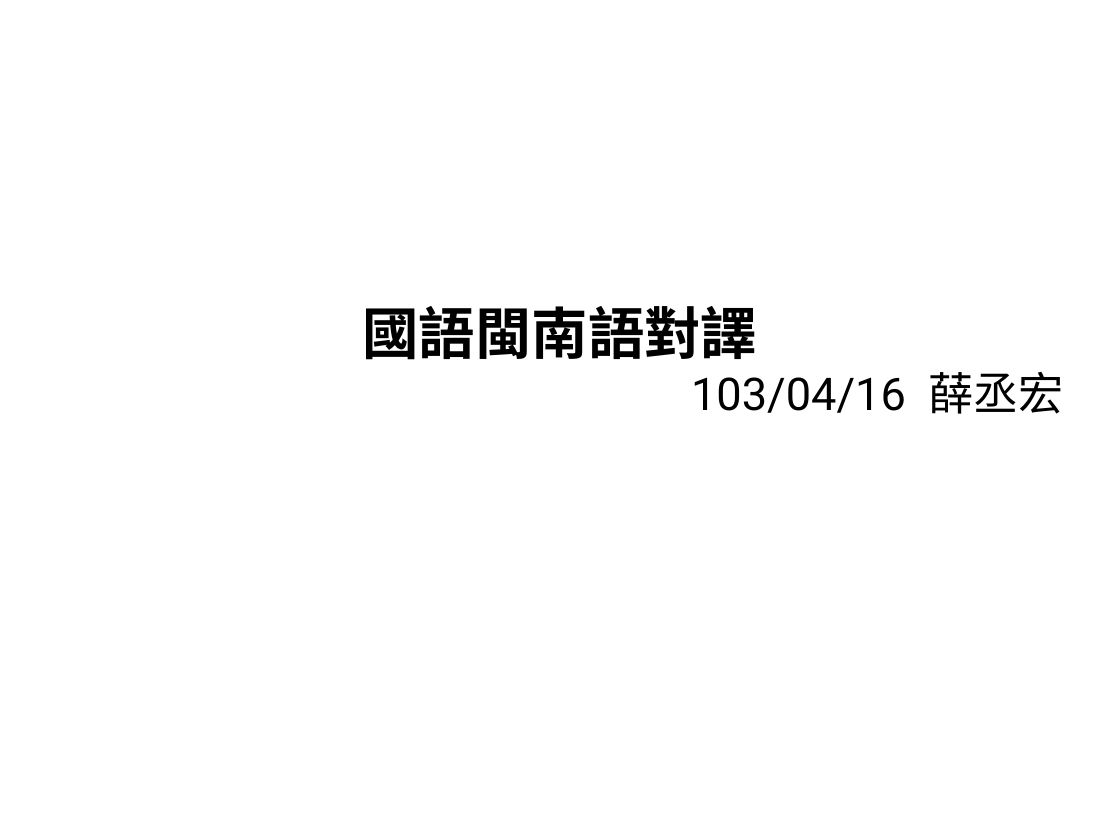
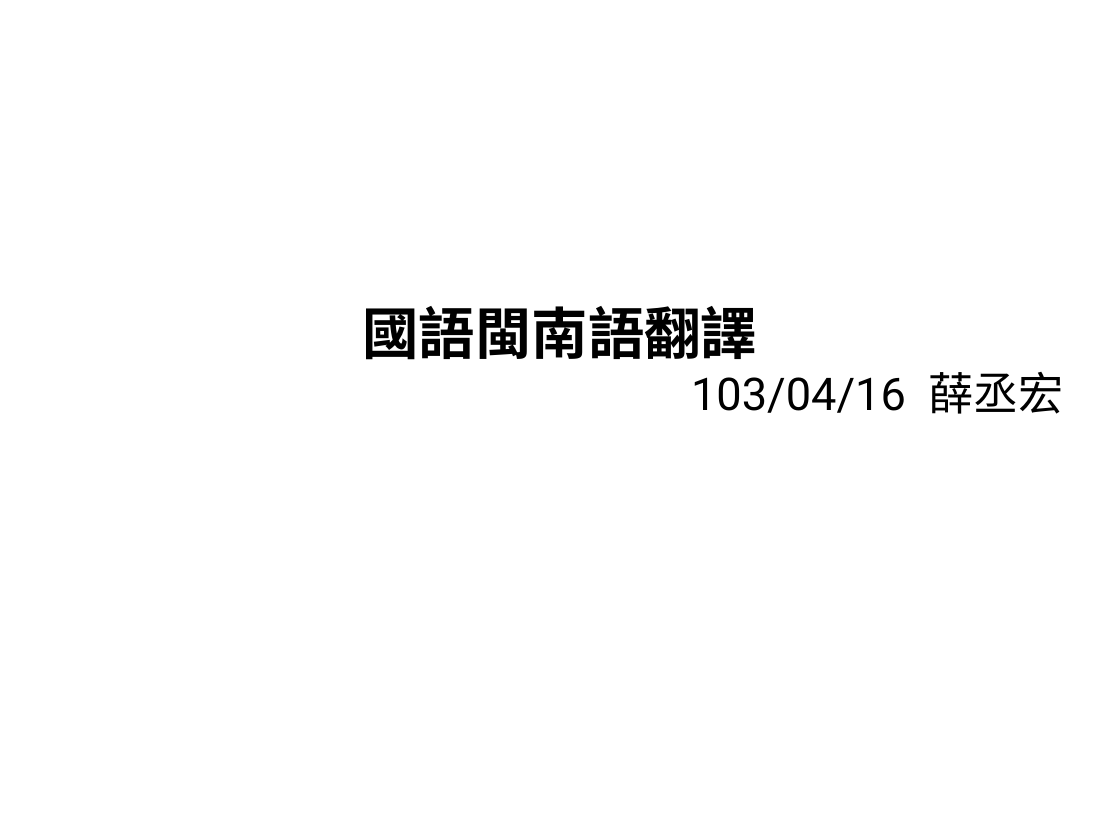
Before and after one commit to sih4sing5hong5/po3-ko3_tau5-iann2-phinn3, a slide deck: slide 1 of 翻譯報告.odp. Drawn at 1120x840 pixels with LibreOffice and Linux fonts; fonts in the diff are those of the drawing. Boxes give left, top, right and bottom in pixels: in the first picture for what was removed or moved away, otherwise in the second. Text is boxed around its words. In the diff, an @@ line names an element or a change of style, - is before the commit and + after.

```diff
--- a/翻譯報告.odp
+++ b/翻譯報告.odp
@@ subtitle at (x1=363, y1=306, x2=758, y2=360): text changed @@
-國語閩南語對譯
+國語閩南語翻譯
```
Also in this commit, not shown: 3 slides added.
